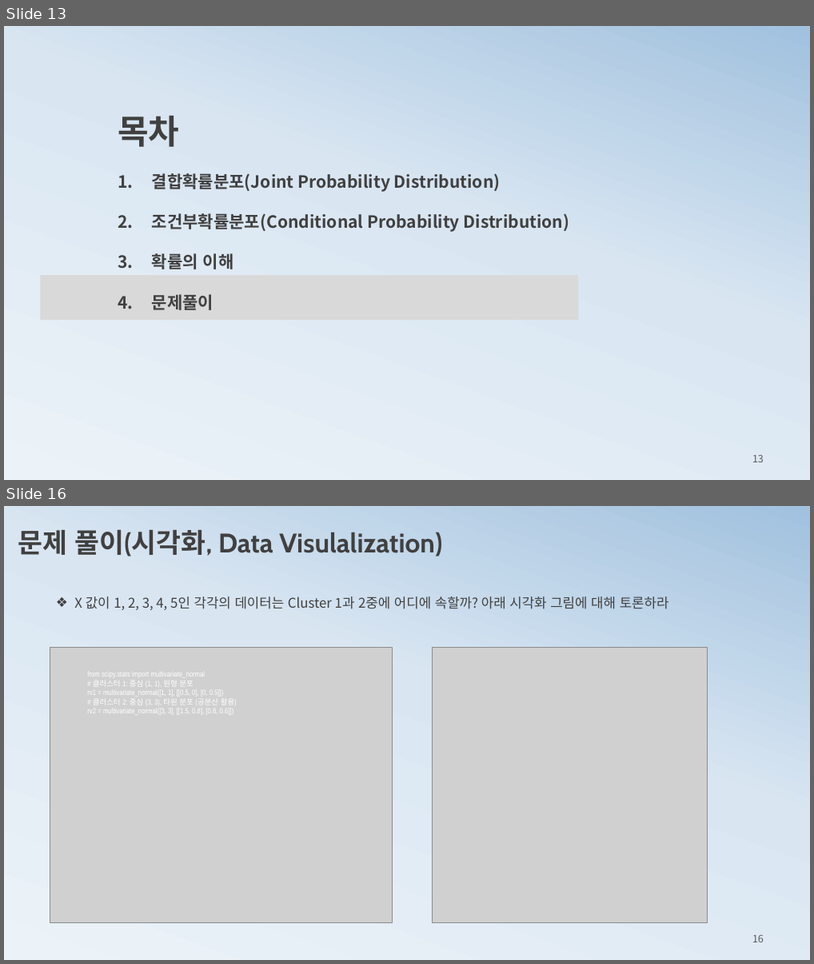
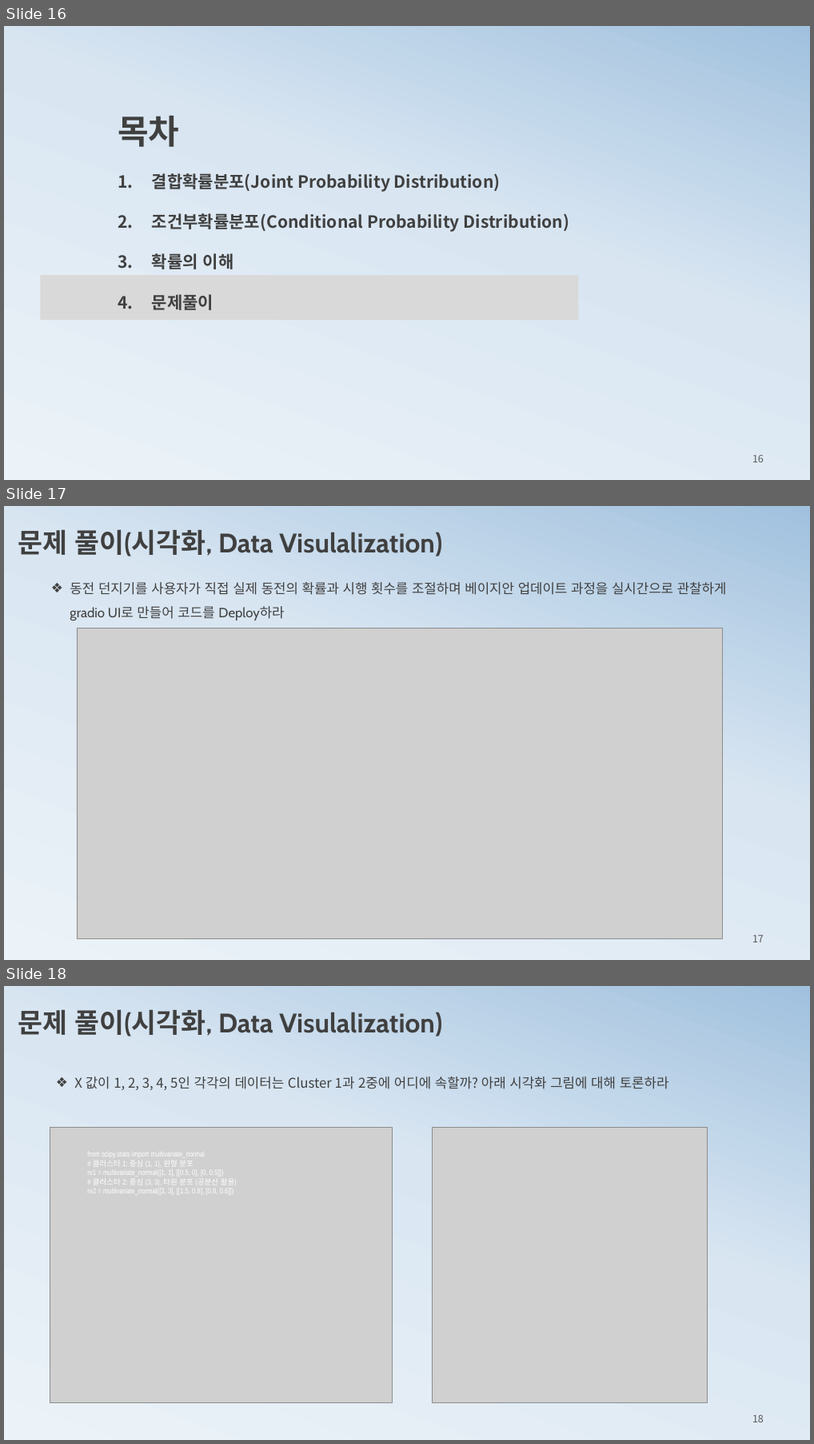
Before and after one commit to ancestor9/mathematics-for-machine-learning, a slide deck: 2_histogram2probability.pptx. Shown one above the other, each under a label of ours: slides 13 and 16 before the commit, slides 16, 17 and 18 after it; the slides between them are not shown. The pictures are 814x964 and 814x1444 pixels, drawn with LibreOffice and Linux fonts; fonts in the diff are those of the drawing; grey boxes stand for pictures. Boxes give left, top, right and bottom in pixels: in the first picture for what was removed or moved away, otherwise in the second. Text is boxed around its words. In the diff, an @@ line names an element or a change of style, - is before the commit and + after.

```diff
--- a/2_histogram2probability.pptx
+++ b/2_histogram2probability.pptx
@@ slide 17 added at (4, 506, 810, 960), background gradient #ECF3F8 to #D9E6F2 to #A1C1DE @@
@@ text added at (18, 530, 442, 556), 32 pt, text #404040, bold @@
+문제 풀이(시각화, Data Visulalization)
@@ text added at (70, 582, 727, 620), 16 pt, text #404040 @@
+❖ 동전 던지기를 사용자가 직접 실제 동전의 확률과 시행 횟수를 조절하며 베이지안 업데이트 과정을 실시간으로 관찰하게 gradio UI로 만들어 코드를 Deploy하라
@@ picture added at (77, 628, 722, 939) @@
@@ page number added at (753, 935, 764, 942), 12 pt, text #595959 @@
+17
@@ what was slide 13 is now slide 16 @@
@@ page number at (753, 454, 764, 462): text changed @@
-13
+16
@@ what was slide 16 is now slide 18 @@
@@ page number at (753, 1414, 764, 1422): text changed @@
-16
+18
```
Also in this commit, not shown: 5 slides changed, 4 other slides added, 2 slides removed.
